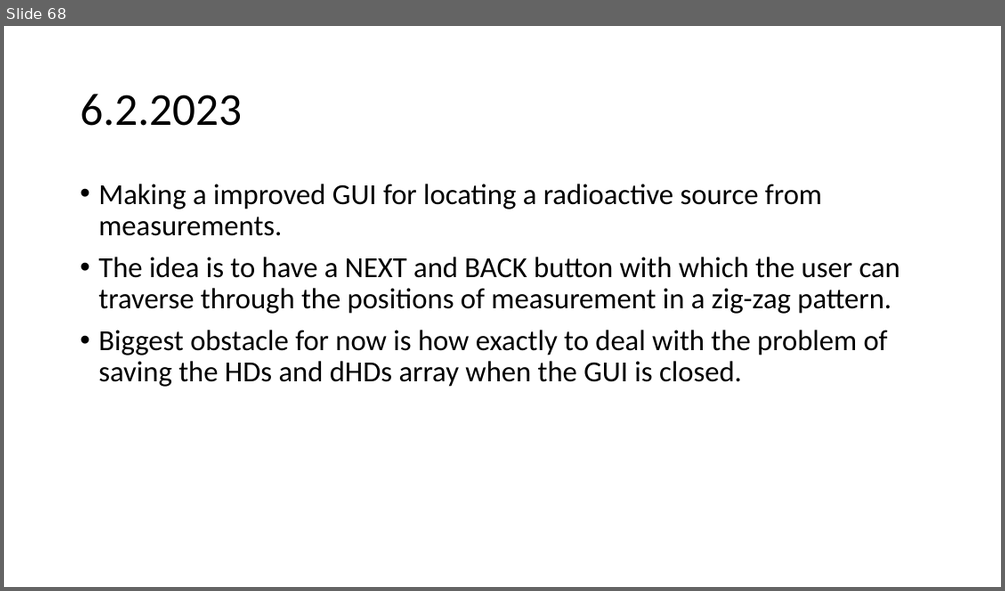
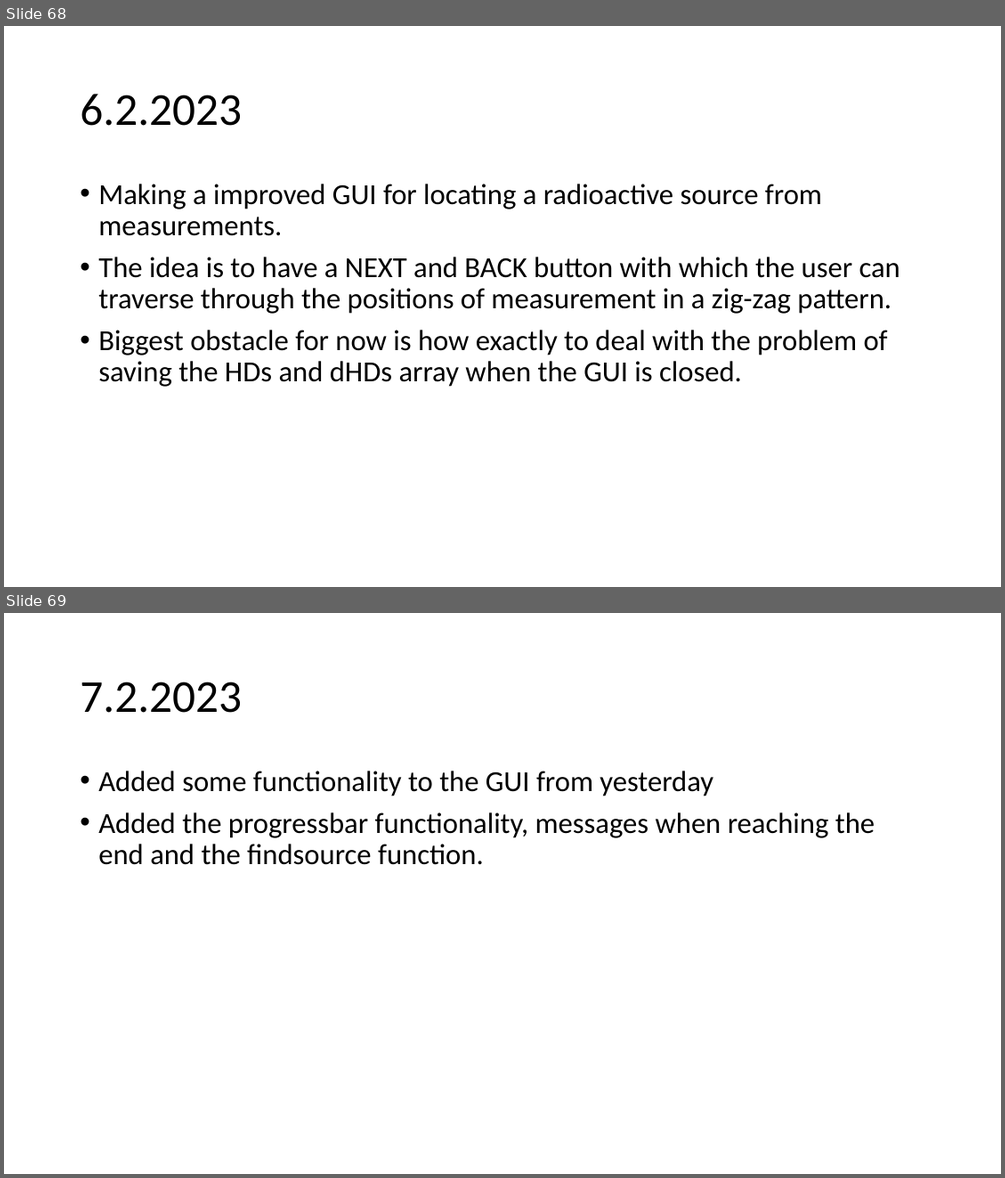
Before and after one commit to urhtrinko/DroneRadioactivity_student_job, a slide deck: reports/work_diary.pptx. Shown one above the other, each under a label of ours: slide 68 before the commit, slides 68 and 69 after it. The pictures are 1005x591 and 1005x1178 pixels, drawn with LibreOffice and Linux fonts; fonts in the diff are those of the drawing. Boxes give left, top, right and bottom in pixels: in the first picture for what was removed or moved away, otherwise in the second. Text is boxed around its words. In the diff, an @@ line names an element or a change of style, - is before the commit and + after.

```diff
--- a/reports/work_diary.pptx
+++ b/reports/work_diary.pptx
@@ slide 69 added at <box>4,613,1001,1174</box>, background #FFFFFF @@
@@ title added at <box>80,682,242,713</box>, 44 pt, text #000000 @@
+7.2.2023
@@ text added at <box>98,771,874,865</box>, 28 pt, text #000000 @@
+• Added some functionality to the GUI from yesterday
+• Added the progressbar functionality, messages when reaching the end and the findsource function.
```
